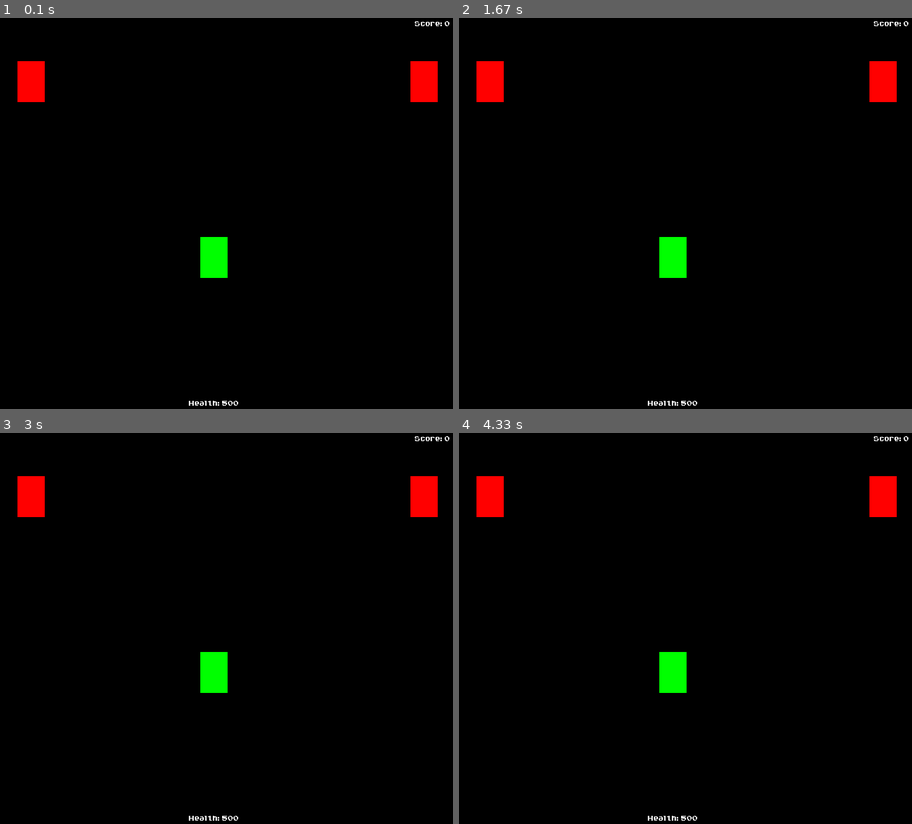
Above: before the commit, frames 1-4 (two rows, left to right).
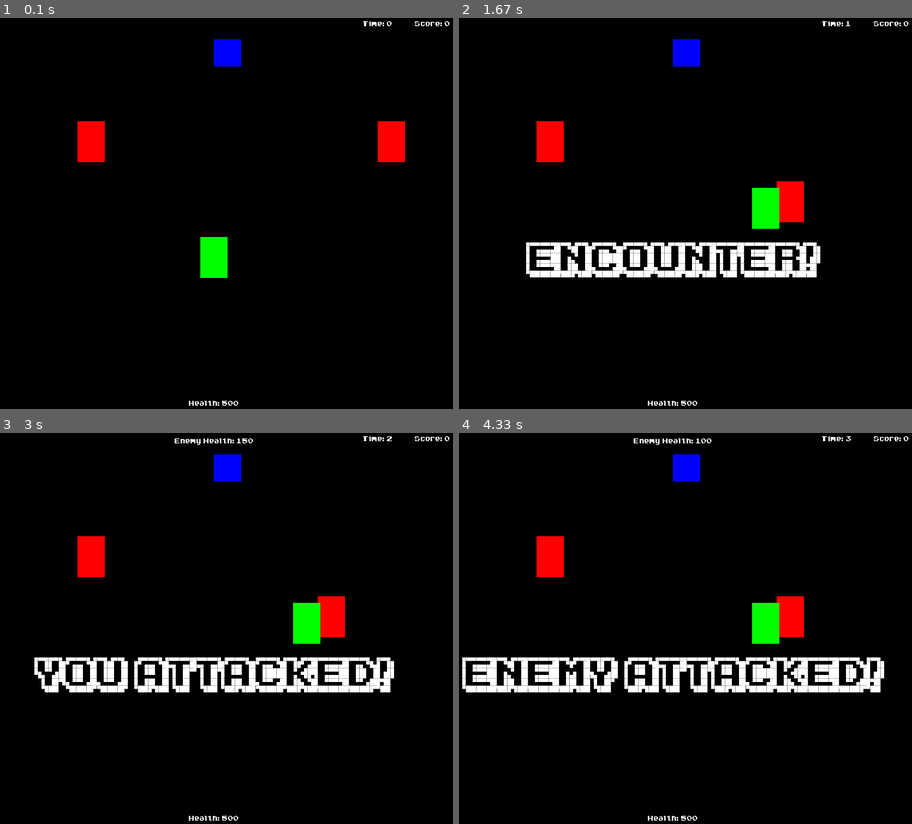
Above: after the commit, the same moments.

Repository: Errox/DickButt
Game: pygame game, started from SpaceBound/SpaceBound.py
Two runs of this game, one before a commit and one after it. Both use one fixed random seed, a clock stepped at 60 frames per second and the inputs below.
Inputs (mouse positions are in pixels of both pictures, inside the frame that each line leads up to):
- Up to frame 1 (0.1 s): no input
- Up to frame 2 (1.67 s): hold Right 0.33-0.8 s; hold Up 0.83-1.13 s; hold Right 1.17-1.63 s
- Up to frame 3 (3 s): press the mouse at (366, 706) at 2.27 s; move the mouse to (267, 730) at 2.37 s; release the mouse at (167, 749) at 2.5 s
- Up to frame 4 (4.33 s): no input

The runs differ from the first frame. In frame 1, 3.0% of the frame differs, in the area x 3-97%, y 0-37%; in frame 2, 7.6%; in frame 3, 8.5%; in frame 4, 9.4%, in the area x 0-97%, y 0-67%.

Commit message:
Added enemy movement + detection, objective, changed scoring
Enemies now move towards the character (looks a bit clunky but it works) if the character is in range (works with circles)
Added some text in encounter to say what happened
You now have some time to run after an escape
Added objective class that you can touch
Added a visible timer to see how fast you are

Diff:
--- a/SpaceBound/SpaceBound.py
+++ b/SpaceBound/SpaceBound.py
@@ -18,10 +18,11 @@
 white = (255,255,255)
 red = (255, 0, 0)
 green = (0,255,0)
+blue = (0,0,255)
 grey = (100,100,100)
 
 #   Classes!
-class SBMainCharacter(object):
+class SBMainCharacter(pygame.sprite.Sprite):
     def __init__(self,health,attack,x,y,w,h):
         self.health = health
         self.attack = attack
@@ -29,15 +30,16 @@
         self.y = y
         self.w = w
         self.h = h
+        self.rect = pygame.Rect(self.x, self.y, self.w, self.h)
         self.kills = 0
         self.count = 0
 
     def draw_char(self):
         pygame.draw.rect(gameDisplay, green, [self.x,self.y,self.w,self.h])
+        self.rect = pygame.Rect(self.x, self.y, self.w, self.h)
 
     def scoring(self):
-        scores = 100 * self.kills
-    #   Endscore time added bonus: 10000000/(1000 + county)
+        scores = 100 * self.kills + self.count
         return scores
 
 SBMainChar = SBMainCharacter(500, 50, ((display_width - 50) * 0.5), ((display_height - 75) * 0.5), 50, 75)
@@ -75,79 +77,132 @@
 SBMoves = SBEncounterTextBox(675,550,110,30,"Special Moves")
 SBItems = SBEncounterTextBox(675,600,110,30,"    Items    ")
 SBRun = SBEncounterTextBox(675,650,110,30,  "     Run     ")
-
-class SBenemy(object):
-    def __init__(self, health, attack, x, y, w, h, alive): #Gotta add speed & movement
+SBAttack = SBEncounterTextBox(0,0,700,100,"You attacked!")
+SBAttacked = SBEncounterTextBox(0,0,700,100,"Enemy attacked!")
+SBEscape = SBEncounterTextBox(0,0,700,100,"You escaped!")
+SBEscapefail = SBEncounterTextBox(0,0,700,100,"Couldn't escape!")
+
+class SBenemy(pygame.sprite.Sprite):
+    def __init__(self, health, attack, x, y, w, h, move, radius):
         self.health = health
         self.attack = attack
         self.x = x
         self.y = y
         self.w = w
         self.h = h
-        self.alive = alive
+        self.move = move
+        self.radius = radius
+        self.rect = pygame.Rect(self.x, self.y, self.w, self.h)
         self.timer = 0
+        self.timer2 = 0
+        self.alive = True
         self.Your_Turn = True
         self.SBEncountering = False
+        self.attackclicked = False
+        self.runclicked = False
+        self.runclickedfailed = False
+        self.enemyattacked = False
+        self.escaped = False
 
     def draw_enemy(self):
-        if self.alive == True:
+        if self.alive:
             pygame.draw.rect(gameDisplay, red, [self.x,self.y,self.w,self.h])
+            self.rect = pygame.Rect(self.x, self.y, self.w, self.h)
 
     def Encounter(self):
-    #           Collision
-        if SBMainChar.x > self.x and SBMainChar.x < self.x + self.w or SBMainChar.x + SBMainChar.w > self.x and SBMainChar.x + SBMainChar.w < self.x + self.w:
-            if SBMainChar.y > self.y and SBMainChar.y < self.y + self.h or SBMainChar.y + SBMainChar.h > self.y and SBMainChar.y + SBMainChar.h < self.y + self.h:
-                if self.timer <= FPS:
-                    SBEncountertext.bigmessage_display()
-                    self.timer += 1
-                    self.SBEncountering = True
-                if self.timer >= FPS:
-                    if self.SBEncountering == True:
-                        (SBEncounterTextBox(425,10,50,30,"Enemy Health: " + str(self.health))).EncounterText()
-    #                       When does the combat end
-                        if self.health <= 0:
-                            self.SBEncountering = False
-                            self.timer = 0
-                        if SBMainChar.health <= 0:
-                            SpaceBound_Exit = True
-    #                       Your turn
-                        if self.Your_Turn == True:
-                            SBFight.addbox()
-                            SBMoves.addbox()
-                            SBItems.addbox()
-                            SBRun.addbox()
-                            SBFight.EncounterText()
-                            SBMoves.EncounterText()
-                            SBItems.EncounterText()
-                            SBRun.EncounterText()
-
-                            if SBFight.EncounterText().collidepoint(pygame.mouse.get_pos()) and pygame.mouse.get_pressed()[0]:
-                                self.attacked()
-                                print("You attacked!")
-                                self.Your_Turn = False
-                                if not self.alive:
-                                    self.SBEncountering = False
-                                    SBMainChar.kills += 1
-                            if SBMoves.EncounterText().collidepoint(pygame.mouse.get_pos()) and pygame.mouse.get_pressed()[0]:
-                                print("WIP")
-                                self.Your_Turn = False
-                            if SBItems.EncounterText().collidepoint(pygame.mouse.get_pos()) and pygame.mouse.get_pressed()[0]:
-                                print("WIP")
-                                self.Your_Turn = False
-                            if SBRun.EncounterText().collidepoint(pygame.mouse.get_pos()) and pygame.mouse.get_pressed()[0]:
-                                if random.randint(0,100) < 75:
-                                    self.SBEncountering = False
-                                    self.timer = 0
-                                    print("Escape succesfull")
-                                else:
-                                    print("Escape unsuccesfull")
-                                self.Your_Turn = False
-    #                            Enemy's turn
-                        if not self.Your_Turn:
-                            time.sleep(1)
-                            self.attacking()
-                            print("Enemy attacked!")
-                            self.Your_Turn = True
+        if self.escaped:
+            if self.timer2 <= FPS:
+                self.timer2 += 1
+            if self.timer2 >= FPS:
+                self.escaped = False
+                self.timer2 = 0
+        #           Collision
+        if not self.escaped:
+            if SBMainChar.x > self.x and SBMainChar.x < self.x + self.w or SBMainChar.x + SBMainChar.w > self.x and SBMainChar.x + SBMainChar.w < self.x + self.w:
+                if SBMainChar.y > self.y and SBMainChar.y < self.y + self.h or SBMainChar.y + SBMainChar.h > self.y and SBMainChar.y + SBMainChar.h < self.y + self.h:
+                    if self.timer <= FPS:
+                        SBEncountertext.bigmessage_display()
+                        self.timer += 1
+                        self.SBEncountering = True
+                    if self.timer >= FPS:
+                        if self.SBEncountering:
+                            (SBEncounterTextBox(425,10,50,30,"Enemy Health: " + str(self.health))).EncounterText()
+            #                       When does the combat end
+                            if self.health <= 0:
+                                self.SBEncountering = False
+                                self.timer = 0
+                            if SBMainChar.health <= 0:
+                                SpaceBound_Exit = True
+        #                   Your turn
+                            if self.Your_Turn:
+                                if self.timer2 == 0:
+            #                           Create the things
+                                    SBFight.addbox()
+                                    SBMoves.addbox()
+                                    SBItems.addbox()
+                                    SBRun.addbox()
+                                    SBFight.EncounterText()
+                                    SBMoves.EncounterText()
+                                    SBItems.EncounterText()
+                                    SBRun.EncounterText()
+            #                           Click the things
+                                    if SBFight.EncounterText().collidepoint(pygame.mouse.get_pos()) and pygame.mouse.get_pressed()[0]:
+                                        self.attackclicked = True
+                                    if SBMoves.EncounterText().collidepoint(pygame.mouse.get_pos()) and pygame.mouse.get_pressed()[0]:
+                                        print("WIP")
+                                        self.Your_Turn = False
+                                    if SBItems.EncounterText().collidepoint(pygame.mouse.get_pos()) and pygame.mouse.get_pressed()[0]:
+                                        print("WIP")
+                                        self.Your_Turn = False
+                                    if SBRun.EncounterText().collidepoint(pygame.mouse.get_pos()) and pygame.mouse.get_pressed()[0]:
+                                        if random.randint(0,100) < 75:
+                                            self.runclicked = True
+                                        else:
+                                            self.runclickedfailed = True
+            #                       Do the things
+                                if self.attackclicked:
+                                    if self.timer2 <= FPS:
+                                        SBAttack.bigmessage_display()
+                                        self.timer2 += 1
+                                    if self.timer2 > FPS:
+                                        self.attacked()
+                                        self.Your_Turn = False
+                                        if not self.alive:
+                                            self.SBEncountering = False
+                                            SBMainChar.kills += 1
+                                        self.attackclicked = False
+                                        self.timer2 = 0
+                                        time.sleep(1)
+                                if self.runclicked:
+                                    if self.timer2 <= FPS:
+                                        SBEscape.bigmessage_display()
+                                        self.timer2 += 1
+                                    if self.timer2 > FPS:
+                                        self.SBEncountering = False
+                                        self.runclicked = False
+                                        self.escaped = True
+                                        self.timer = 0
+                                        self.timer2 = 0
+                                        time.sleep(1)
+                                if self.runclickedfailed:
+                                    if self.timer2 <= FPS:
+                                        SBEscapefail.bigmessage_display()
+                                        self.timer2 += 1
+                                    if self.timer2 > FPS:
+                                        self.Your_Turn = False
+                                        self.runclickedfailed = False
+                                        self.timer2 = 0
+                                        time.sleep(1)
+            #                   Enemy's turn
+                            if not self.Your_Turn:
+                                if self.timer2 <= FPS:
+                                    SBAttacked.bigmessage_display()
+                                    self.timer2 += 1
+                                if self.timer2 >= FPS:
+                                    self.attacking()
+                                    self.Your_Turn = True
+                                    self.timer2 = 0
+                                    time.sleep(1)
 
     def attacked(self):
         self.health = self.health - SBMainChar.attack
@@ -163,65 +218,123 @@
     def Encountering(self):
         return self.SBEncountering
 
-SBenemy1 = SBenemy(100, 10, 90, 90, 50, 75, True)
-SBenemy2 = SBenemy(150, 15, 810, 90, 50, 75, True)
+SBenemy1 = SBenemy(100, 10, 200, 200, 50, 75, 10, 250)
+SBenemy2 = SBenemy(150, 15, 750, 200, 50, 75, 5, 300)
+
+class objective(pygame.sprite.Sprite):
+    def __init__(self, x, y, w, h ):
+        self.x = x
+        self.y = y
+        self.w = w
+        self.h = h
+        self.touched = False
+        self.rect = pygame.Rect(self.x, self.y, self.w, self.h)
+
+    def draw_obj(self):
+        pygame.draw.rect(gameDisplay, blue, [self.x,self.y,self.w,self.h])
+        if pygame.sprite.collide_rect(self, SBMainChar):
+            self.touched = True
+
+
+Objective1 = objective(450, 50, 50, 50)
 
 def SBgame_loop():
 
     SpaceBound_Exit = False
-    timer2 = 0
+    counter = 0
 
     while not SpaceBound_Exit:
-        CharacterHealth = SBEncounterTextBox(425,700,50,30, "Health: " + str(SBMainChar.health))
-        Score = SBEncounterTextBox(800,5,100,30,"Score: " + str(int(SBMainChar.scoring())))
-
+
+        if SBenemy1.Encountering() or SBenemy2.Encountering():
+            InEncounter = True
+        else:
+            InEncounter = False
+    #   When the game is over
         pygame.event.pump()
         if pygame.event.peek(pygame.QUIT):
-                SpaceBound_Exit = True
-
-#           while in the overworld
-
-        SBenemy1.Encountering()
-        SBenemy2.Encountering()
-        if not SBenemy1.Encountering()and not SBenemy2.Encountering():
-            if pygame.key.get_pressed()[pygame.K_a]:
-                SBleft = -10 #To the left
+            SpaceBound_Exit = True
+
+        if Objective1.touched:
+            SBMainChar.count += 10000000/(1000 + counter)
+            Score.bigmessage_display()
+            time.sleep(1)
+            SpaceBound_Exit = True
+    #   Movements
+        if not InEncounter:
+        #   Character movement
+            if pygame.key.get_pressed()[pygame.K_LEFT]:
+                SBleft = -10
                 if SBMainChar.x < 0:
-                    SBleft = 0 #Don't move off the screen
-                SBMainChar.x += SBleft #Actually move
-            if pygame.key.get_pressed()[pygame.K_d]:
-                SBright = 10 #To the right
+                    SBleft = 0
+                SBMainChar.x += SBleft
+            if pygame.key.get_pressed()[pygame.K_RIGHT]:
+                SBright = 10
                 if SBMainChar.x > display_width - SBMainChar.w:
                     SBright = 0
                 SBMainChar.x += SBright
-            if pygame.key.get_pressed()[pygame.K_w]:
-                SBup = -10 #Going up
+            if pygame.key.get_pressed()[pygame.K_UP]:
+                SBup = -10
                 if SBMainChar.y < 0:
                     SBup = 0
                 SBMainChar.y += SBup
-            if pygame.key.get_pressed()[pygame.K_s]:
-                SBdown = 10 #Going down
+            if pygame.key.get_pressed()[pygame.K_DOWN]:
+                SBdown = 10
                 if SBMainChar.y > display_height - SBMainChar.h:
                     SBdown = 0
                 SBMainChar.y += SBdown
-
+        #   Enemy Movement
+            if SBenemy1.alive:
+                if pygame.sprite.collide_circle(SBenemy1, SBMainChar):
+                    if SBenemy1.x < SBMainChar.x:
+                        movex1 = SBenemy1.move
+                    if SBenemy1.x > SBMainChar.x:
+                        movex1 = -SBenemy1.move
+                    if SBenemy1.y < SBMainChar.y:
+                        movey1 = SBenemy1.move
+                    if SBenemy1.y > SBMainChar.y:
+                        movey1 = -SBenemy1.move
+                else:
+                    movex1 = 0
+                    movey1 = 0
+            SBenemy1.x += movex1
+            SBenemy1.y += movey1
+            if SBenemy2.alive:
+                if pygame.sprite.collide_circle(SBenemy2, SBMainChar):
+                    if SBenemy2.x < SBMainChar.x:
+                        movex2 = SBenemy2.move
+                    if SBenemy2.x > SBMainChar.x:
+                        movex2 = -SBenemy2.move
+                    if SBenemy2.y < SBMainChar.y:
+                        movey2 = SBenemy2.move
+                    if SBenemy2.y > SBMainChar.y:
+                        movey2 = -SBenemy2.move
+                else:
+                    movex2 = 0
+                    movey2 = 0
+            SBenemy2.x += movex2
+            SBenemy2.y += movey2
 #       Create the world
-        gameDisplay.fill(black) #gives the background a colour
-        Score.EncounterText()
-        SBMainChar.draw_char()
-#       Draw the enemies
+        CharacterHealth = SBEncounterTextBox(425,700,50,30, "Health: " + str(SBMainChar.health))
+        Score = SBEncounterTextBox(800,5,100,30,"Score: " + str(int(SBMainChar.scoring())))
+        Timer = SBEncounterTextBox(700,5,100,30,"Time: "+str(int(counter/30)))
+        gameDisplay.fill(black)
+    #       Draw the things
         SBenemy1.draw_enemy()
         SBenemy2.draw_enemy()
+        SBMainChar.draw_char()
+        Objective1.draw_obj()
         CharacterHealth.EncounterText()
-
+        Score.EncounterText()
+        Timer.EncounterText()
+    #       Allow the enemies to fight you
         SBenemy1.Encounter()
         SBenemy2.Encounter()
-
-        SBMainChar.count += 1
+    #       Other things
+        counter += 1
         pygame.display.update()
         clock.tick(FPS)
-    # end of while loop
-
-SBgame_loop()#Actually run the game
+#   end of while loop
+
+SBgame_loop()
 pygame.quit()
 quit()
